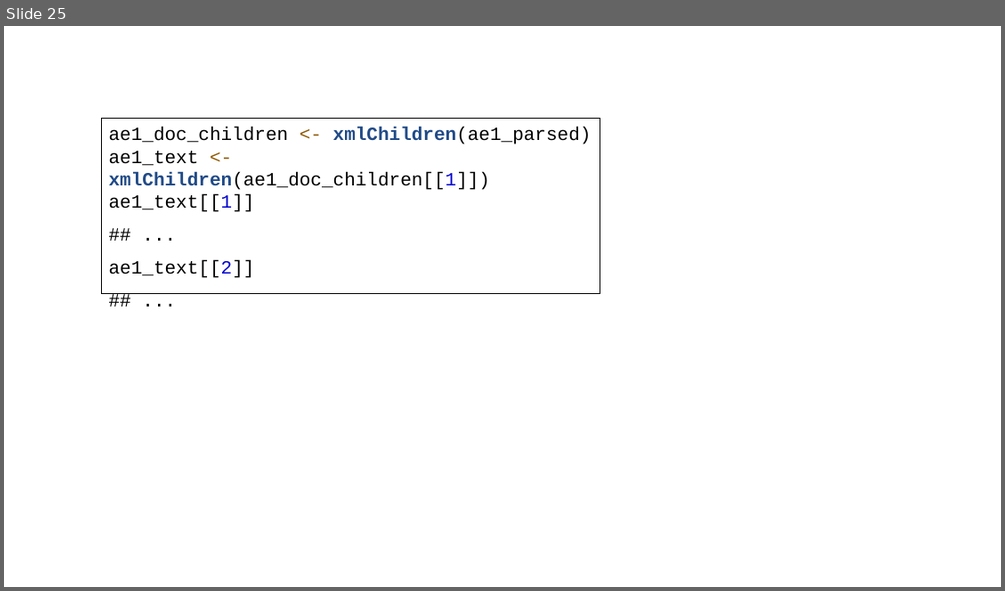
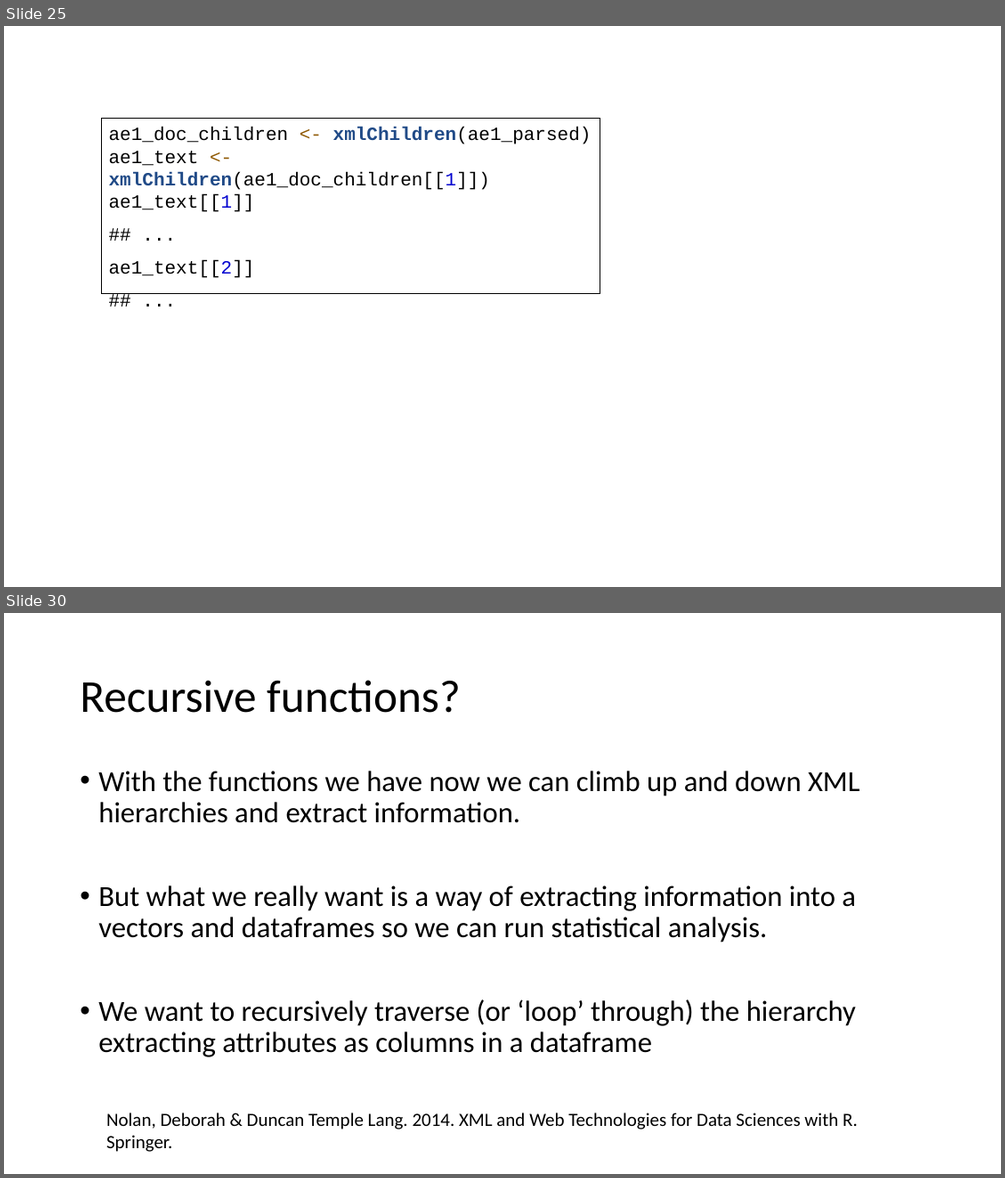
Before and after one commit to ajrtallman/Corpus_Linguistics_FSU_2023-2024, a slide deck: 03_lectures/Corpus linguistics_2023_12_15.pptx. Shown one above the other, each under a label of ours: slide 25 before the commit, slides 25 and 30 after it; the slides between them are not shown. The pictures are 1005x591 and 1005x1178 pixels, drawn with LibreOffice and Linux fonts; fonts in the diff are those of the drawing. Boxes give left, top, right and bottom in pixels: in the first picture for what was removed or moved away, otherwise in the second. Text is boxed around its words. In the diff, an @@ line names an element or a change of style, - is before the commit and + after.

```diff
--- a/03_lectures/Corpus linguistics_2023_12_15.pptx
+++ b/03_lectures/Corpus linguistics_2023_12_15.pptx
@@ slide 30 added at (4, 613, 1001, 1174), background #FFFFFF @@
@@ title added at (80, 680, 461, 713), 44 pt, text #000000 @@
+Recursive functions?
@@ text added at (98, 771, 860, 1057), 28 pt, text #000000 @@
+• With the functions we have now we can climb up and down XML hierarchies and extract information.
+• But what we really want is a way of extracting information into a vectors and dataframes so we can run statistical analysis.
+• We want to recursively traverse (or ‘loop’ through) the hierarchy extracting attributes as columns in a dataframe
@@ text added at (106, 1112, 858, 1151), 18 pt, text #000000 @@
+Nolan, Deborah & Duncan Temple Lang. 2014. XML and Web Technologies for Data Sciences with R. Springer.
```
Also in this commit, not shown: 1 slide changed, 6 other slides added.
